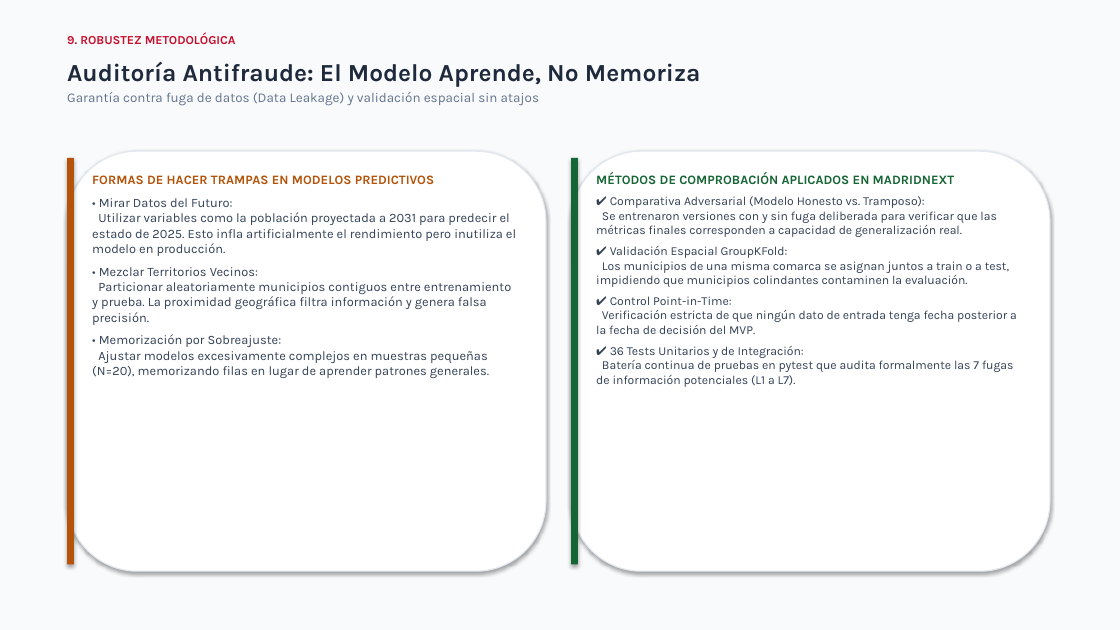
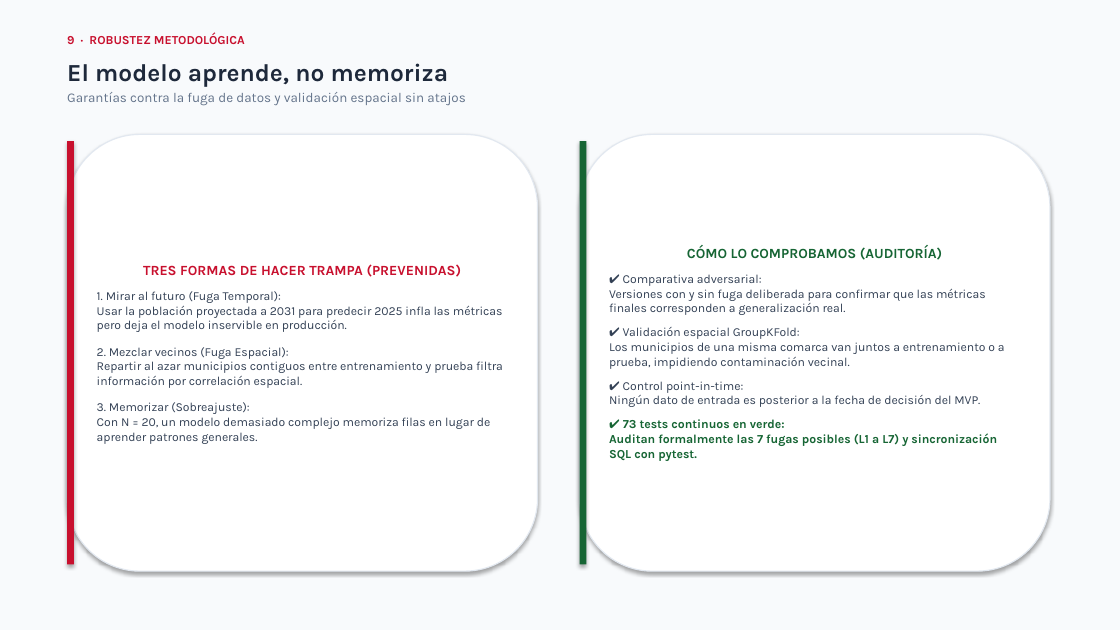
Before and after one commit to AlejandroCuntin/DatathonLodCoreMadrid, a slide deck: slide 10 of presentacion_datathon_10min.pptx. Drawn at 1120x630 pixels with LibreOffice and Linux fonts; fonts in the diff are those of the drawing. Boxes give left, top, right and bottom in pixels: in the first picture for what was removed or moved away, otherwise in the second. Text is boxed around its words. In the diff, an @@ line names an element or a change of style, - is before the commit and + after.

Commit message:
docs(presentacion): sincroniza 14 slides con guion perfeccionado y 73 tests

```diff
--- a/presentacion_datathon_10min.pptx
+++ b/presentacion_datathon_10min.pptx
@@ text at [67, 33, 245, 44]: text changed @@
-9. ROBUSTEZ METODOLÓGICA
+9 · ROBUSTEZ METODOLÓGICA
@@ text at [67, 63, 465, 105]: text changed @@
-Auditoría Antifraude: El Modelo Aprende, No Memoriza
-Garantía contra fuga de datos (Data Leakage) y validación espacial sin atajos
+El modelo aprende, no memoriza
+Garantías contra la fuga de datos y validación espacial sin atajos
@@ rectangle: place and size @@
-rectangle at [67, 158, 74, 565]
+rectangle at [67, 141, 74, 565]
@@ rectangle at [67, 141, 74, 565]: fill #B45309 to #C8102E @@
@@ rounded rectangle "TRES FORMAS DE HACER TRAMPA ...": place and size @@
-rounded rectangle "TRES FORMAS DE HACER TRAMPA ..." at [67, 151, 546, 571]
+rounded rectangle "TRES FORMAS DE HACER TRAMPA ..." at [67, 134, 538, 571]
@@ rectangle: place and size @@
-rectangle at [571, 158, 578, 565]
+rectangle at [580, 141, 586, 565]
@@ rounded rectangle "CÓMO LO COMPROBAMOS (AUDITORÍA)": place and size @@
-rounded rectangle "CÓMO LO COMPROBAMOS (AUDITORÍA)" at [596, 173, 1017, 387]
+rounded rectangle "CÓMO LO COMPROBAMOS (AUDITORÍA)" at [580, 134, 1050, 571]
@@ rounded rectangle "CÓMO LO COMPROBAMOS (AUDITORÍA)" at [580, 134, 1050, 571]: vertical alignment top to middle; fill none to #FFFFFF; outline none to #E2E8F0 1 pt; shadow on @@
@@ text removed at [92, 175, 516, 378] @@
-FORMAS DE HACER TRAMPAS EN MODELOS PREDICTIVOS
-• Mirar Datos del Futuro:
-Utilizar variables como la población proyectada a 2031 para predecir el estado de 2025. Esto infla artificialmente el rendimiento pero inutiliza el modelo en producción.
-• Mezclar Territorios Vecinos:
-Particionar aleatoriamente municipios contiguos entre entrenamiento y prueba. La proximidad geográfica filtra información y genera falsa precisión.
-• Memorización por Sobreajuste:
-Ajustar modelos excesivamente complejos en muestras pequeñas (N=20), memorizando filas en lugar de aprender patrones generales.
@@ rounded rectangle removed at [571, 151, 1050, 571] @@
@@ text in rounded rectangle at [97, 264, 503, 444]: text added @@
+TRES FORMAS DE HACER TRAMPA (PREVENIDAS)
+1. Mirar al futuro (Fuga Temporal):
+Usar la población proyectada a 2031 para predecir 2025 infla las métricas pero deja el modelo inservible en producción.
+2. Mezclar vecinos (Fuga Espacial):
+Repartir al azar municipios contiguos entre entrenamiento y prueba filtra información por correlación espacial.
+3. Memorizar (Sobreajuste):
+Con N = 20, un modelo demasiado complejo memoriza filas en lugar de aprender patrones generales.
@@ text in rounded rectangle at [609, 246, 1005, 461]: text changed @@
-MÉTODOS DE COMPROBACIÓN APLICADOS EN MADRIDNEXT
-✔ Comparativa Adversarial (Modelo Honesto vs. Tramposo):
-Se entrenaron versiones con y sin fuga deliberada para verificar que las métricas finales corresponden a capacidad de generalización real.
-✔ Validación Espacial GroupKFold:
-Los municipios de una misma comarca se asignan juntos a train o a test, impidiendo que municipios colindantes contaminen la evaluación.
-✔ Control Point-in-Time:
-Verificación estricta de que ningún dato de entrada tenga fecha posterior a la fecha de decisión del MVP.
-✔ 36 Tests Unitarios y de Integración:
-Batería continua de pruebas en pytest que audita formalmente las 7 fugas de información potenciales (L1 a L7).
+CÓMO LO COMPROBAMOS (AUDITORÍA)
+✔ Comparativa adversarial:
+Versiones con y sin fuga deliberada para confirmar que las métricas finales corresponden a generalización real.
+✔ Validación espacial GroupKFold:
+Los municipios de una misma comarca van juntos a entrenamiento o a prueba, impidiendo contaminación vecinal.
+✔ Control point-in-time:
+Ningún dato de entrada es posterior a la fecha de decisión del MVP.
+✔ 73 tests continuos en verde:
+Auditan formalmente las 7 fugas posibles (L1 a L7) y sincronización SQL con pytest.
```
Also in this commit, not shown: 13 other slides changed, 4 other files.
